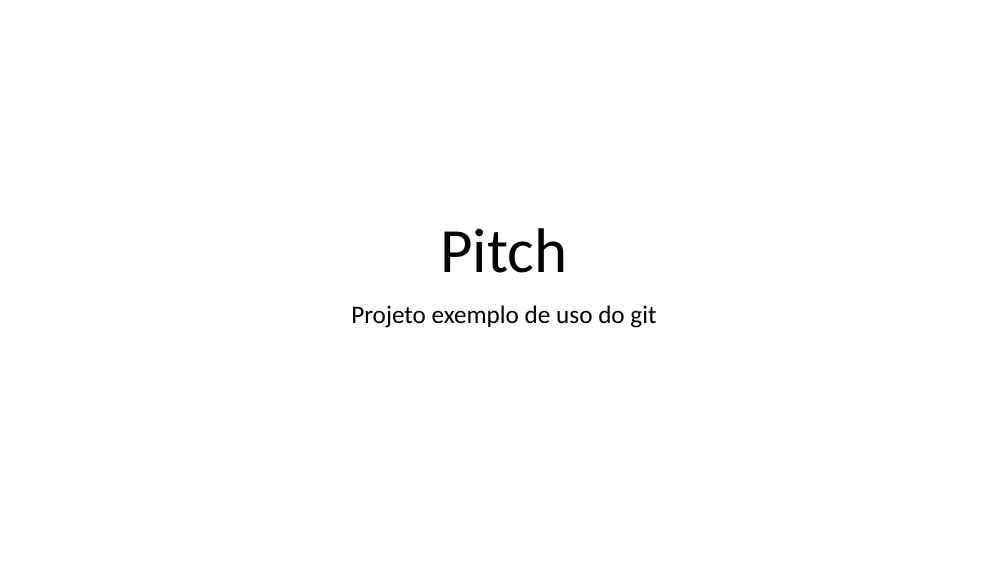
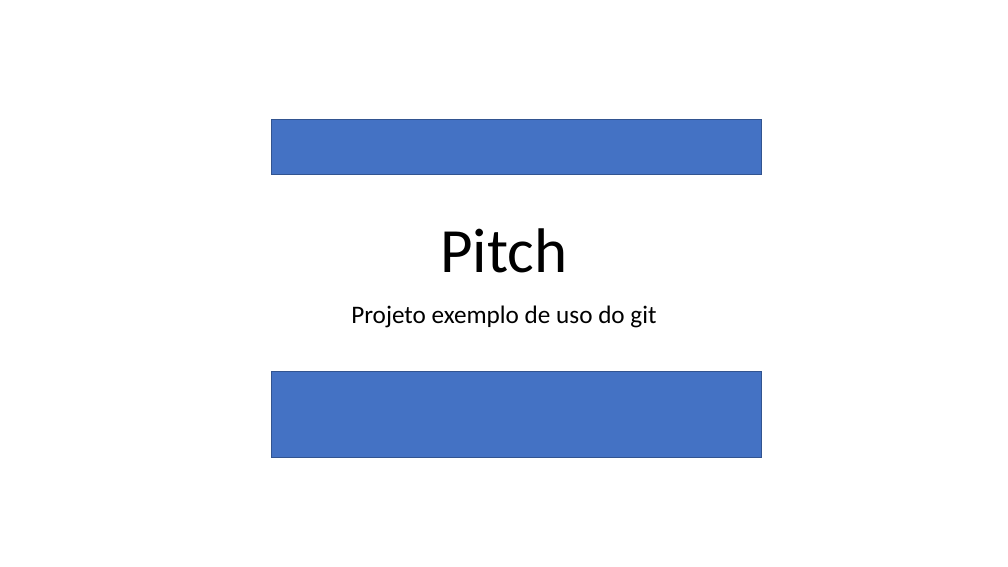
Before and after one commit to reginato07/2SIPH, a slide deck: slide 1 of PastaDocumentos/PITCH-PROJETO.pptx. Drawn at 1008x567 pixels with LibreOffice and Linux fonts; fonts in the diff are those of the drawing. Boxes give left, top, right and bottom in pixels: in the first picture for what was removed or moved away, otherwise in the second. Text is boxed around its words. In the diff, an @@ line names an element or a change of style, - is before the commit and + after.

Commit message:
Modificacao da pagina inicial com tarjas azuis

```diff
--- a/PastaDocumentos/PITCH-PROJETO.pptx
+++ b/PastaDocumentos/PITCH-PROJETO.pptx
@@ rectangle added at (271,120,761,175), fill #4472C4, outline #325491 1 pt @@
@@ rectangle added at (271,372,761,458), fill #4472C4, outline #325491 1 pt @@
```
